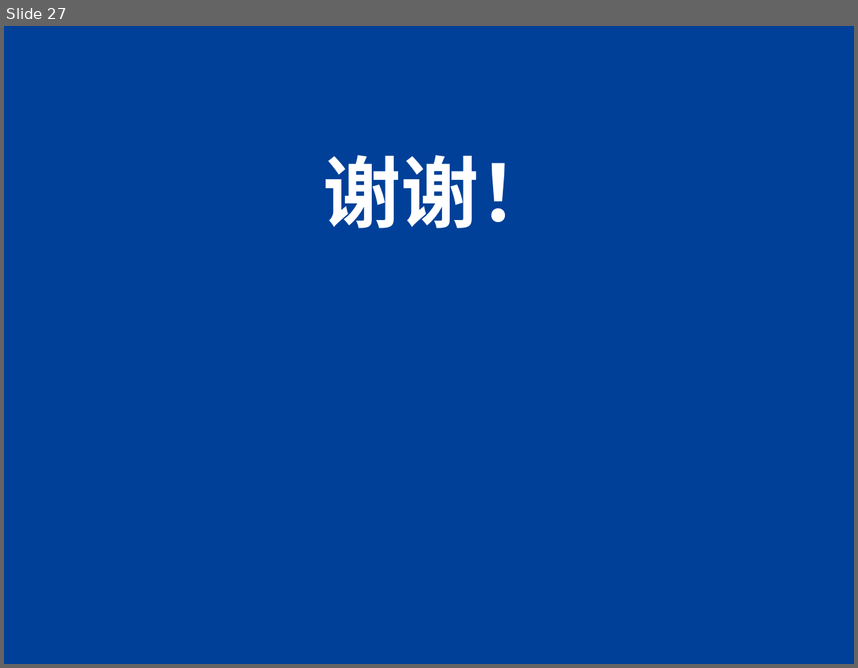
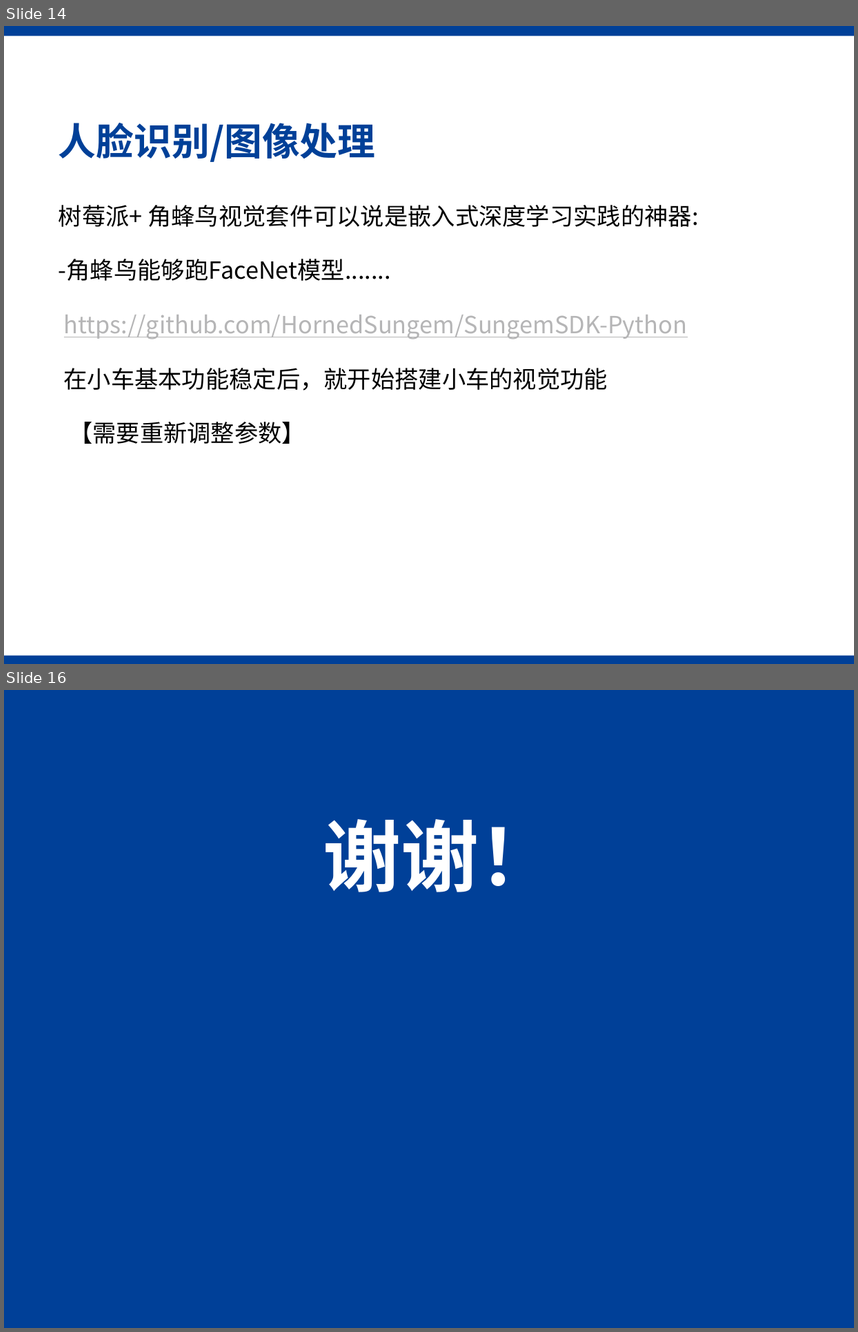
Before and after one commit to gyfastas/EE397, a slide deck: PPT/中期检测报告.pptx. Shown one above the other, each under a label of ours: slide 27 before the commit, slides 14 and 16 after it; the slides between them are not shown. The pictures are 858x668 and 858x1332 pixels, drawn with LibreOffice and Linux fonts; fonts in the diff are those of the drawing; background and template pictures are left out. Boxes give left, top, right and bottom in pixels: in the first picture for what was removed or moved away, otherwise in the second. Text is boxed around its words. In the diff, an @@ line names an element or a change of style, - is before the commit and + after.

```diff
--- a/PPT/中期检测报告.pptx
+++ b/PPT/中期检测报告.pptx
@@ slide 14 added at box(4, 26, 854, 664), background #FFFFFF @@
@@ rectangle added at box(4, 26, 854, 36), fill #004098 @@
@@ title added at box(59, 123, 376, 162), 32 pt, text #004098, bold @@
+人脸识别/图像处理
@@ text added at box(59, 205, 698, 443), 20 pt, text #000000 @@
+树莓派+ 角蜂鸟视觉套件可以说是嵌入式深度学习实践的神器:
+-角蜂鸟能够跑FaceNet模型.......
+https://github.com/HornedSungem/SungemSDK-Python
+在小车基本功能稳定后，就开始搭建小车的视觉功能
+【需要重新调整参数】
@@ rectangle added at box(4, 655, 854, 664), fill #004098 @@
@@ what was slide 27 is now slide 16 @@
```
Also in this commit, not shown: 4 slides changed, 10 other slides added, 22 slides removed, 3 other files.
